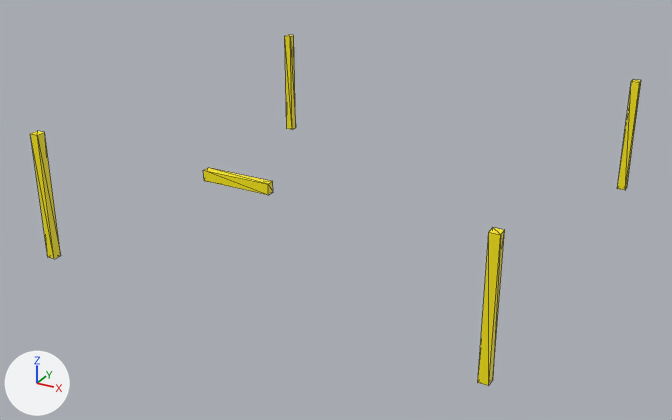
Before and after pictures for a commit that changed the glTF model assets/Models/accent-skin-1.glb.
Camera for both pictures: a 50 mm camera at (12.99, -25.36, 12.82) aimed at (-0.44, -0.94, 0.61). Every picture has the same lights, and +X, +Y and +Z are marked at lower left. The picture after the commit comes second. Mesh edges are drawn as thin lines.

In view in the first picture: 'accent-skin-1'.
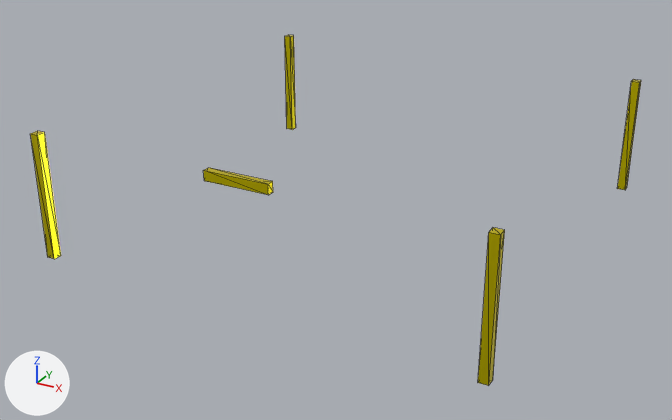
Boxes [x1, y1, x2, y2] around the edits, measured in the pictures (672 x 420 px):
'accent-skin-1', surface changed
    both: [30, 35, 641, 386]

Patch to the scene script:
```diff
--- a/assets/Models/accent-skin-1.glb.py
+++ b/assets/Models/accent-skin-1.glb.py
@@ mat_accent @@
 n0 = _N.new('ShaderNodeBsdfPrincipled'); n0.name = 'Principled BSDF'
-n0.inputs[2].default_value = 0.55  # 'Roughness'
+n0.inputs[2].default_value = 0.28  # 'Roughness'
+n0.inputs[1].default_value = 0.9  # 'Metallic'
 n1 = _N.new('ShaderNodeOutputMaterial'); n1.name = 'Material Output'
```
